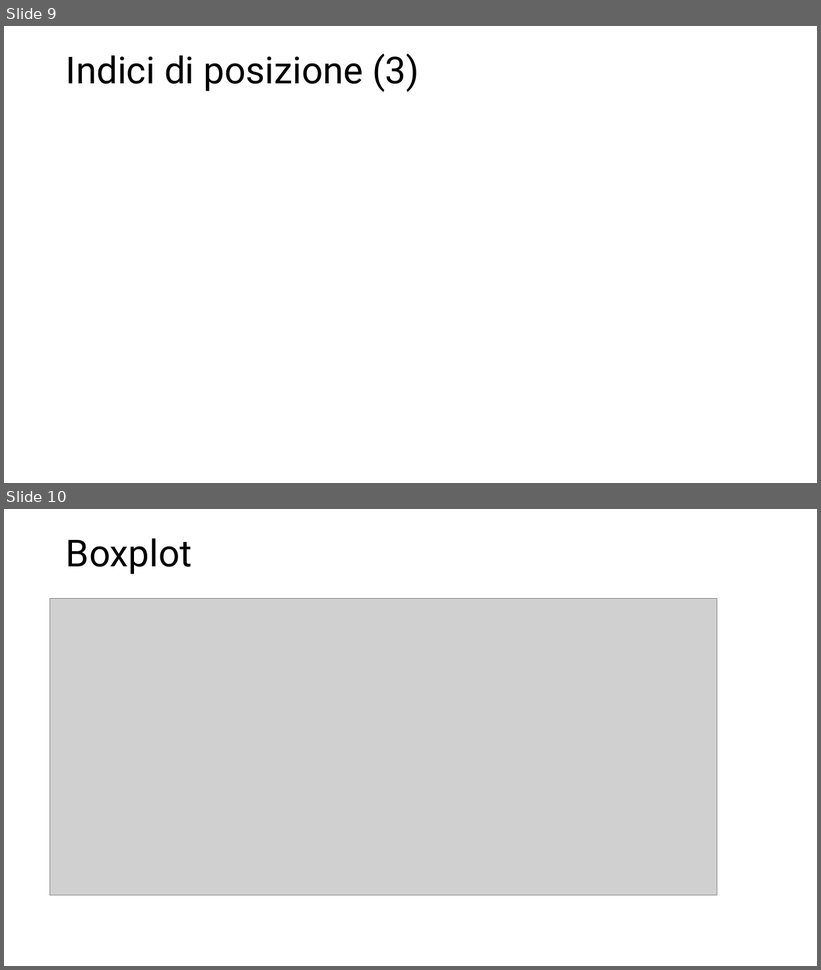
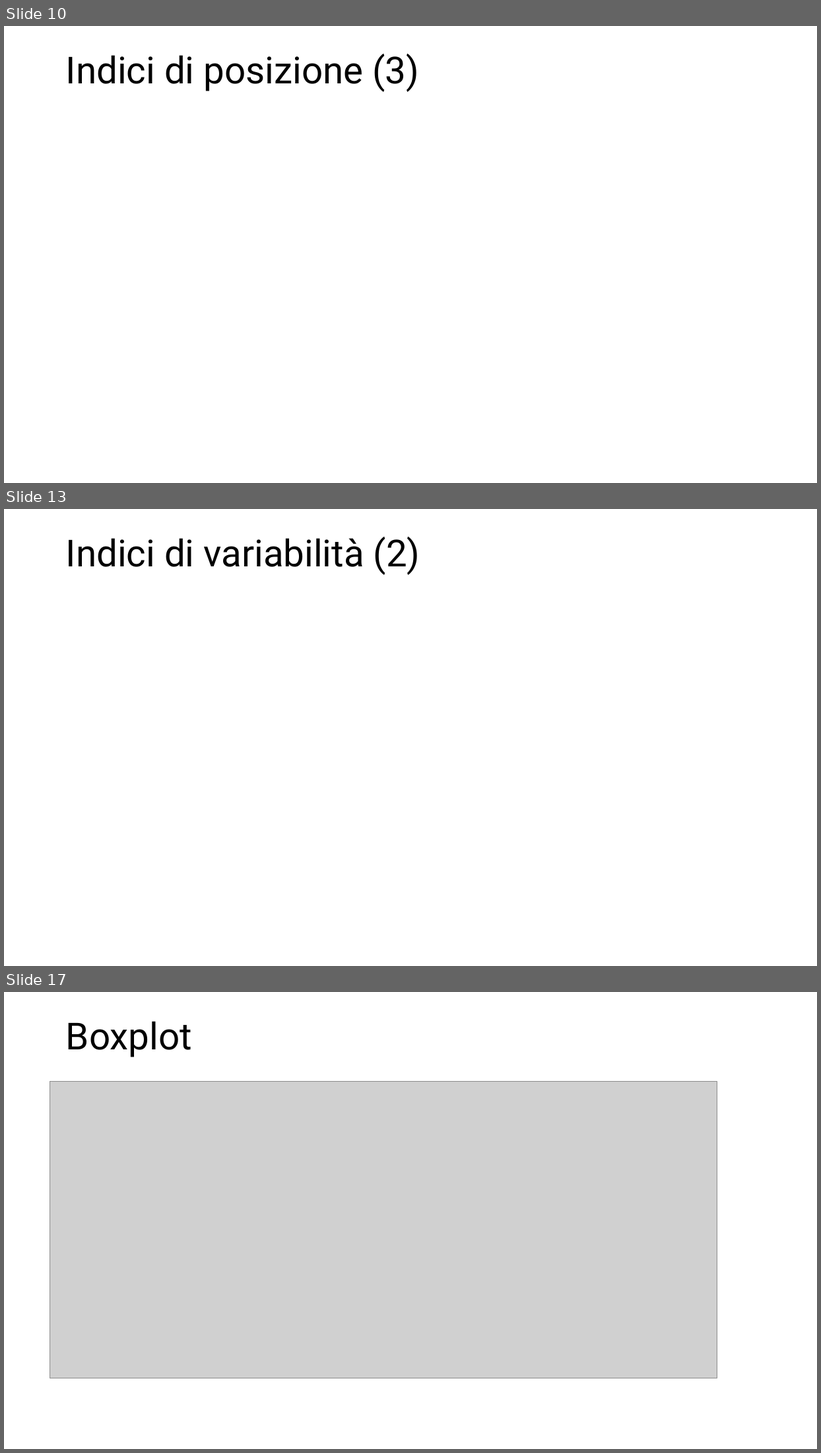
Before and after one commit to rborgoni/B.STAT.5, a slide deck: Slide/BSTAT5 - IntroR - 1.pptx. Shown one above the other, each under a label of ours: slides 9 and 10 before the commit, slides 10, 13 and 17 after it; the slides between them are not shown. The pictures are 821x970 and 821x1453 pixels, drawn with LibreOffice and Linux fonts; fonts in the diff are those of the drawing; grey boxes stand for pictures. Boxes give left, top, right and bottom in pixels: in the first picture for what was removed or moved away, otherwise in the second. Text is boxed around its words. In the diff, an @@ line names an element or a change of style, - is before the commit and + after.

```diff
--- a/Slide/BSTAT5 - IntroR - 1.pptx
+++ b/Slide/BSTAT5 - IntroR - 1.pptx
@@ slide 13 added at box(4, 509, 817, 966), background #FFFFFF @@
@@ title added at box(66, 537, 420, 575), 44 pt, text #000000 @@
+Indici di variabilità (2)
@@ what was slide 9 is now slide 10 @@
@@ what was slide 10 is now slide 17 @@
```
Also in this commit, not shown: 2 slides changed, 8 other slides added, 5 other files.
